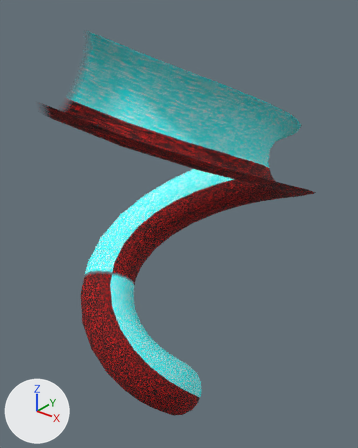
Two versions of the FBX model Binary_DX11/Client/Bin/Resources/Models/Effect/SM_Helix_04_LGS.fbx, one commit apart.
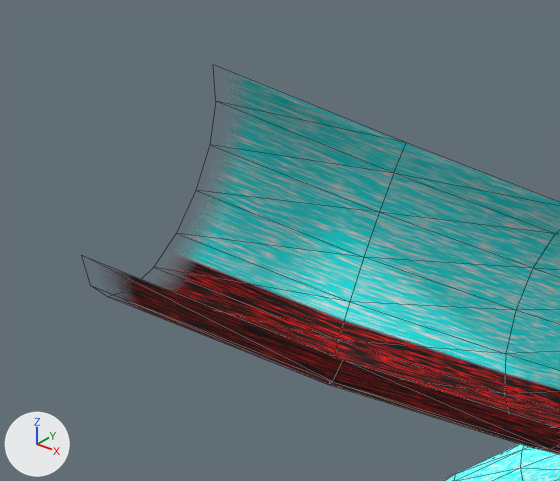
The first picture shows the older version from a camera (50 mm lens) standing at (0.934, -1.091, 1.365) and looking at (0.085, -0.029, 0.706). The close-ups show both versions on the part from 0% to 58% of the width and 1% to 41% of the height of that picture; other places that the commit changed are outside them. The axes (+X, +Y, +Z) are drawn at lower left. The lights are the same throughout. The close-ups show mesh edges as thin lines. Where no turn or scale is listed for an object, it has been applied to the vertices.

In view in the first close-up: 'SM_Helix_04_LGS'.
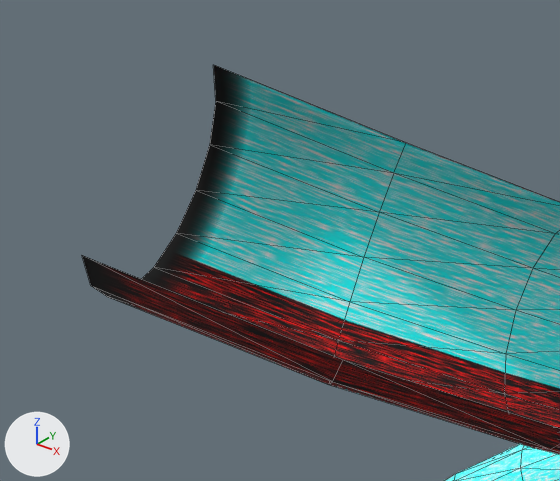
Edits to the bpy script that builds the scene:
```text
Change mat_worldgridmaterial:
    where n2 = _N.new('ShaderNodeTexImage'); n2.name = 'Image Texture'
    where n0 = _N.new('ShaderNodeBsdfPrincipled'); n0.name = 'Principled BSDF'
    remove _L.new(n2.outputs[1], n0.inputs[4])  # 'Alpha' to 'Alpha'
```

Changed parts and their boxes (x1, y1, x2, y2) in the close-ups (560 x 481 px):
'SM_Helix_04_LGS', surface changed
    both: (82, 65, 560, 431)
